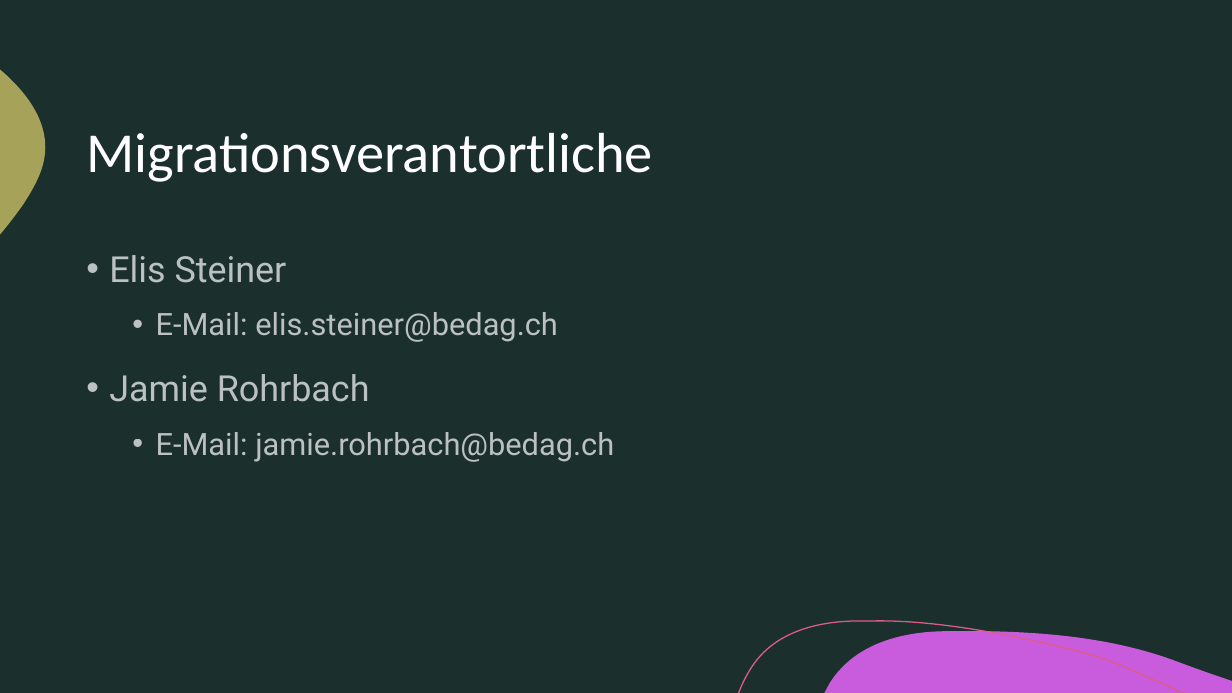
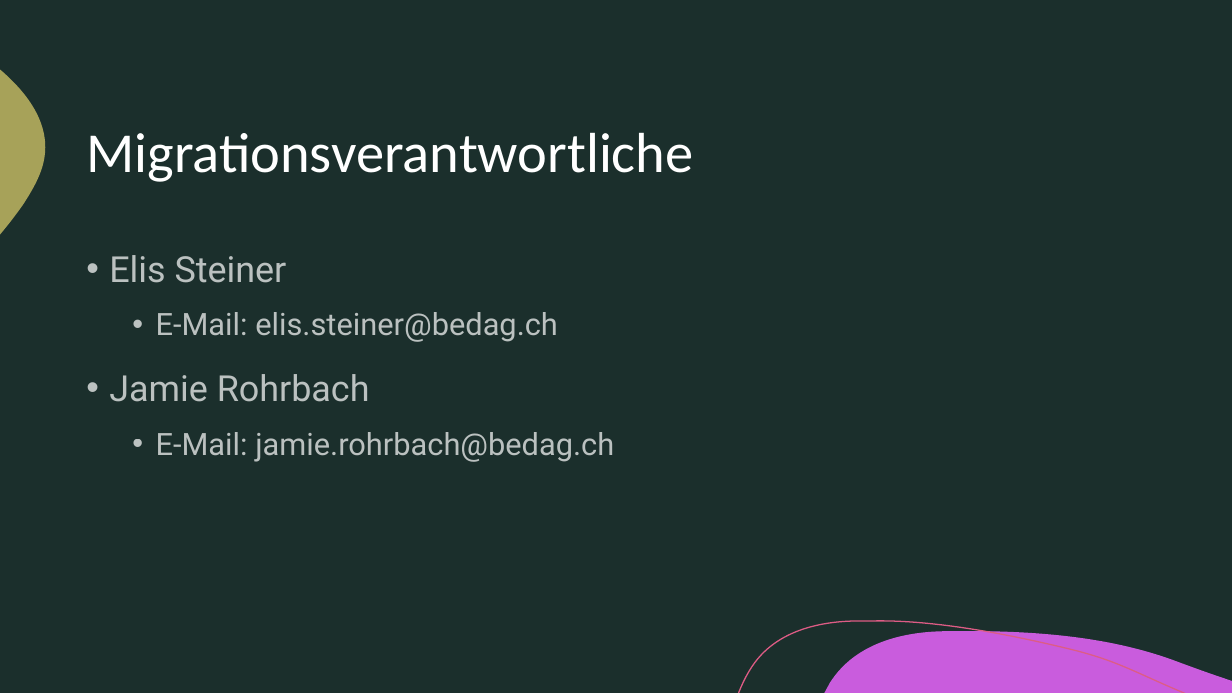
Before and after one commit to phonkd/gibb, a slide deck: slide 4 of 158/docs/Migration.pptm. Drawn at 1232x693 pixels with LibreOffice and Linux fonts; fonts in the diff are those of the drawing. Boxes give left, top, right and bottom in pixels: in the first picture for what was removed or moved away, otherwise in the second. Text is boxed around its words. In the diff, an @@ line names an element or a change of style, - is before the commit and + after.

```diff
--- a/158/docs/Migration.pptm
+++ b/158/docs/Migration.pptm
@@ title at (86,132,693,182): text changed @@
-Migrationsverantortliche
+Migrationsverantwortliche
```
Also in this commit, not shown: 2 other slides changed, 1 slide added.
